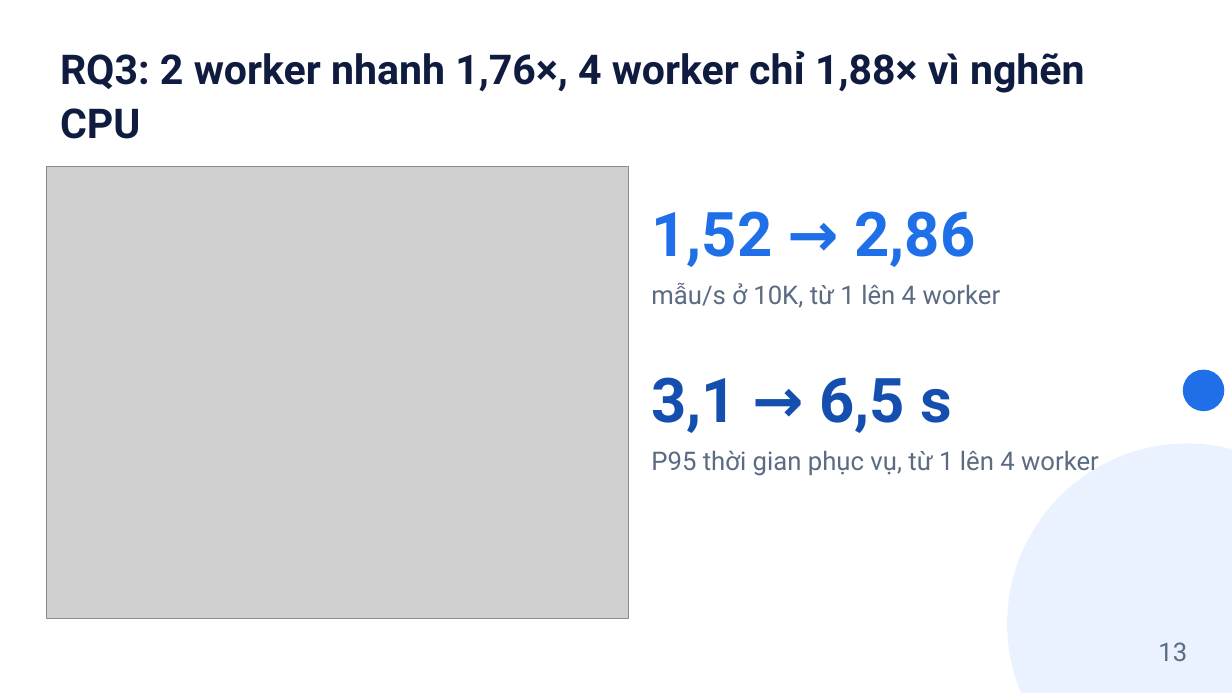
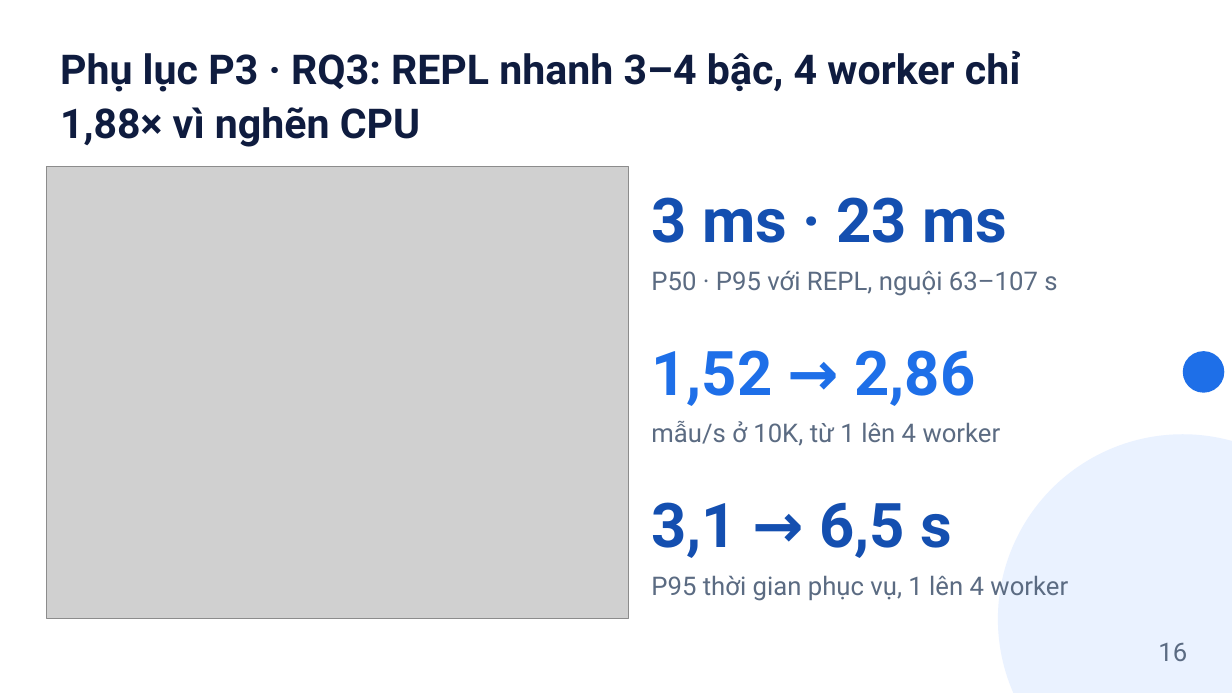
Before and after one commit to tamdv/ai4math-verifier-guided-repair, a slide deck: slide 16 of slides/Slides_Nhom6_VerifierRepair.pptx (slide 13 before the commit). Drawn at 1232x693 pixels with LibreOffice and Linux fonts; fonts in the diff are those of the drawing; grey boxes stand for pictures. Boxes give left, top, right and bottom in pixels: in the first picture for what was removed or moved away, otherwise in the second. Text is boxed around its words. In the diff, an @@ line names an element or a change of style, - is before the commit and + after.

```diff
--- a/slides/Slides_Nhom6_VerifierRepair.pptx
+++ b/slides/Slides_Nhom6_VerifierRepair.pptx
@@ text at (60,51,1021,147): text changed @@
-RQ3: 2 worker nhanh 1,76×, 4 worker chỉ 1,88× vì nghẽn CPU
+Phụ lục P3 · RQ3: REPL nhanh 3–4 bậc, 4 worker chỉ 1,88× vì nghẽn CPU
@@ text added at (651,197,1007,243), 48 pt, text #144FB0, bold @@
+3 ms · 23 ms
@@ text at (651,270,1057,296): text changed @@
-mẫu/s ở 10K, từ 1 lên 4 worker
+P50 · P95 với REPL, nguội 63–107 s
@@ text "1,52 → 2,86": place and size @@
-text "1,52 → 2,86" at (651,211,976,267)
+text "1,52 → 2,86" at (651,350,976,406)
@@ ellipse: place and size @@
-ellipse at (1183,370,1225,411)
+ellipse at (1183,351,1225,393)
@@ text at (651,421,1001,446): text changed @@
-P95 thời gian phục vụ, từ 1 lên 4 worker
+mẫu/s ở 10K, từ 1 lên 4 worker
@@ ellipse: place and size @@
-ellipse at (1007,444,1232,693)
+ellipse at (998,434,1232,693)
@@ text "3,1 → 6,5 s": place and size @@
-text "3,1 → 6,5 s" at (651,377,952,433)
+text "3,1 → 6,5 s" at (651,502,952,558)
@@ text added at (651,575,1068,601), 20 pt, text #5B6B82 @@
+P95 thời gian phục vụ, 1 lên 4 worker
@@ text at (1158,643,1187,661): text changed @@
-13
+16
```
Also in this commit, not shown: 11 other slides changed, 3 slides added, 4 slides removed, 6 other files.
